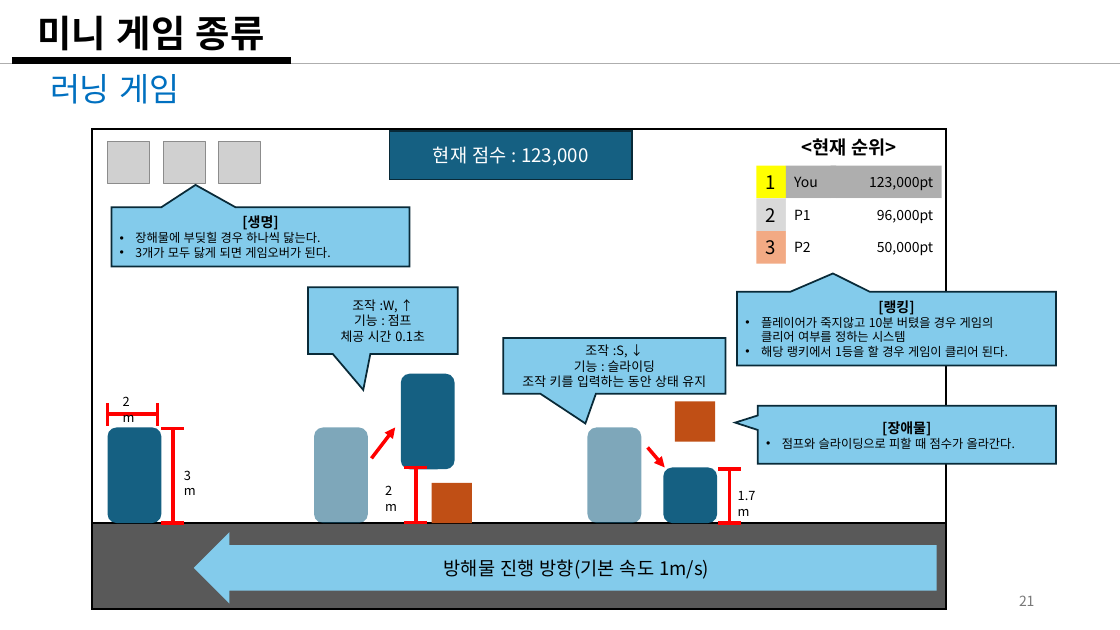
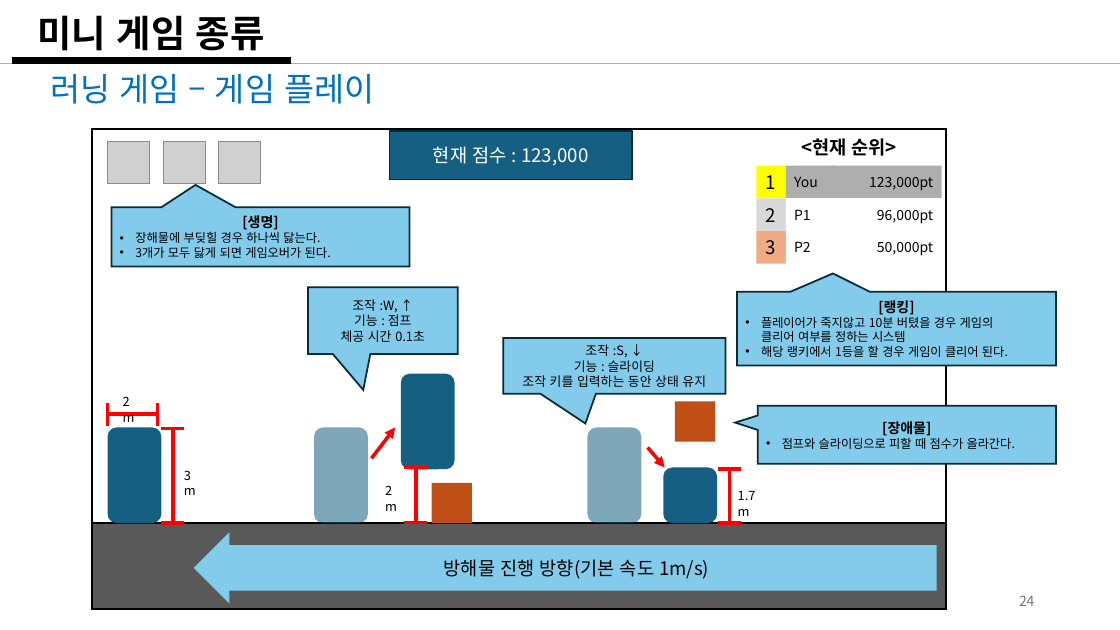
Before and after one commit to weariness00/Mandle_10Minute_Game, a slide deck: slide 24 of document/Please Leave me alone!.pptx (slide 21 before the commit). Drawn at 1120x630 pixels with LibreOffice and Linux fonts; fonts in the diff are those of the drawing; grey boxes stand for pictures. Boxes give left, top, right and bottom in pixels: in the first picture for what was removed or moved away, otherwise in the second. Text is boxed around its words. In the diff, an @@ line names an element or a change of style, - is before the commit and + after.

```diff
--- a/document/Please Leave me alone!.pptx
+++ b/document/Please Leave me alone!.pptx
@@ text at (50, 74, 374, 104): text changed @@
-러닝 게임
+러닝 게임 – 게임 플레이
@@ page number at (1019, 595, 1035, 606): text changed @@
-21
+24
```
Also in this commit, not shown: 2 other slides changed, 3 slides added, 1 other file.
